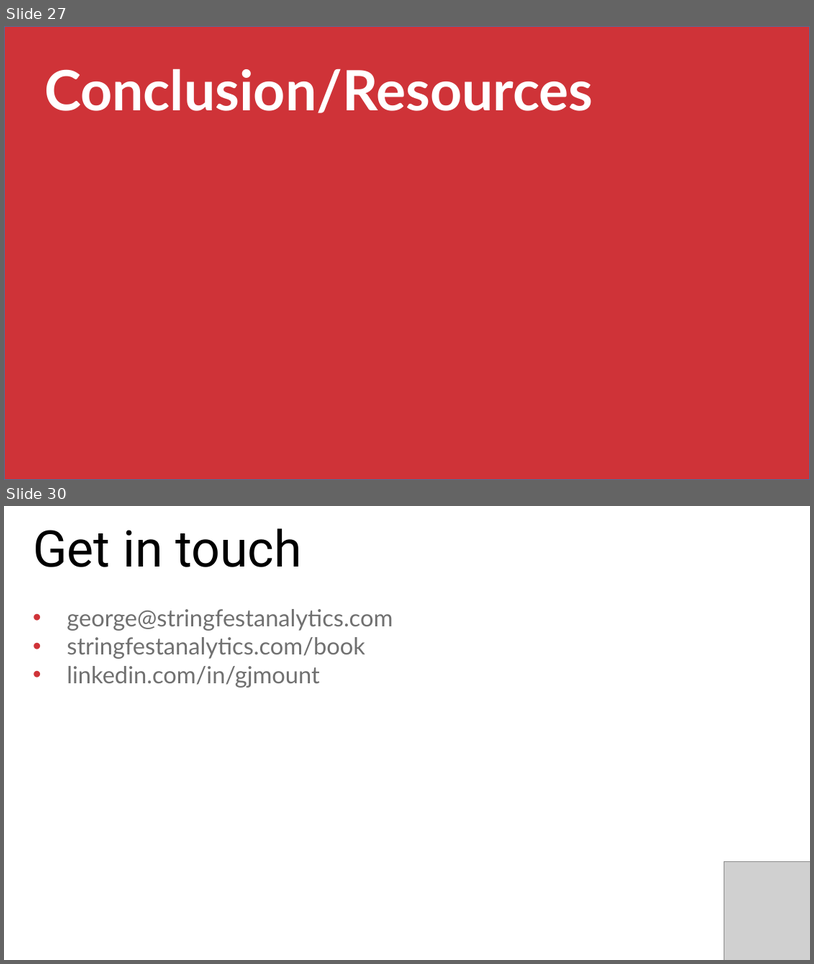
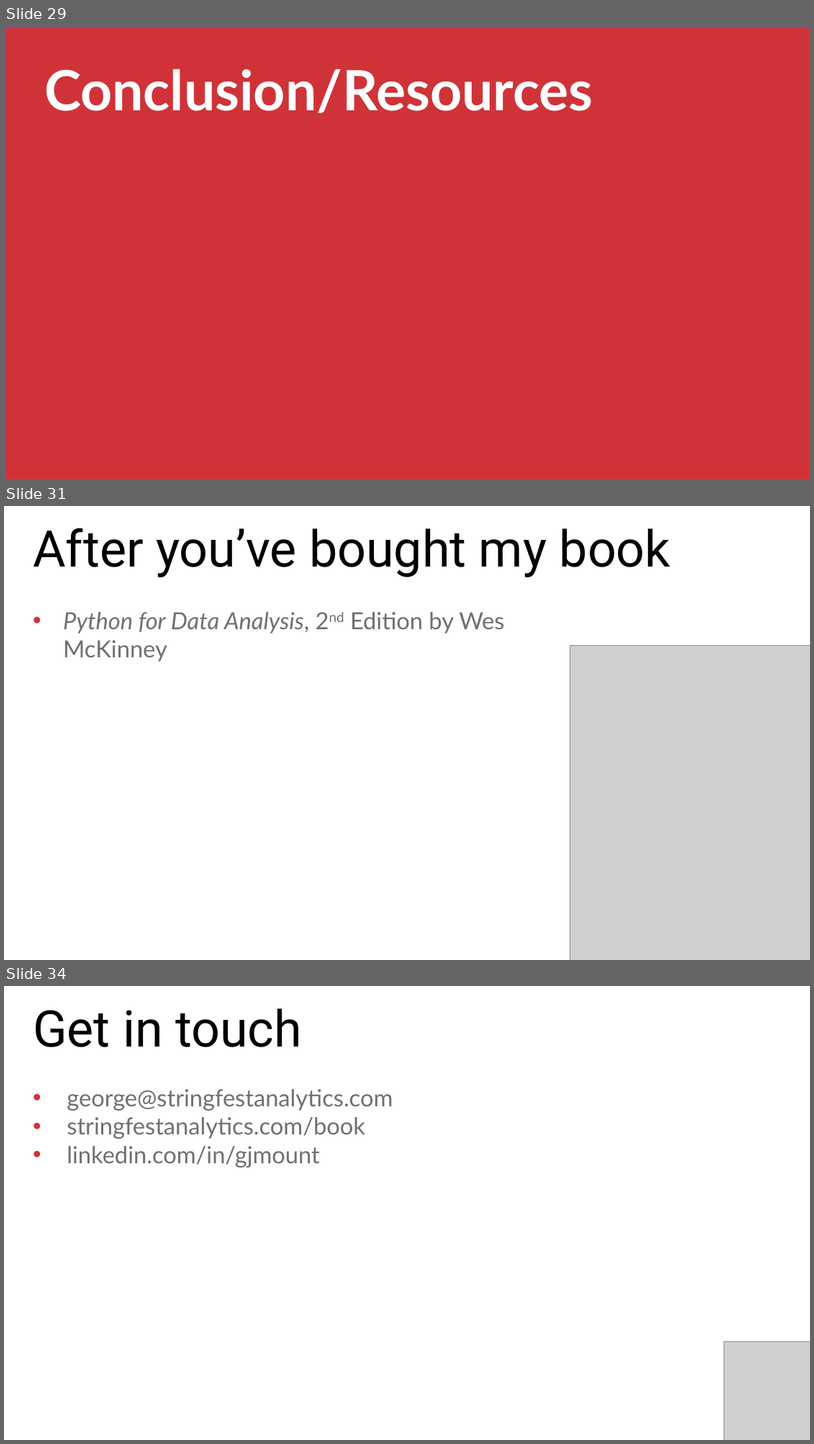
Before and after one commit to stringfestdata/london-excel, a slide deck: advancing-into-analytics-london-meetup.pptx. Shown one above the other, each under a label of ours: slides 27 and 30 before the commit, slides 29, 31 and 34 after it; the slides between them are not shown. The pictures are 814x964 and 814x1444 pixels, drawn with LibreOffice and Linux fonts; fonts in the diff are those of the drawing; grey boxes stand for pictures. Boxes give left, top, right and bottom in pixels: in the first picture for what was removed or moved away, otherwise in the second. Text is boxed around its words. In the diff, an @@ line names an element or a change of style, - is before the commit and + after.

```diff
--- a/advancing-into-analytics-london-meetup.pptx
+++ b/advancing-into-analytics-london-meetup.pptx
@@ slide 31 added at (4,506,810,960), background #FFFFFF @@
@@ text added at (33,528,671,577), 60 pt, text #000000 @@
+After you’ve bought my book
@@ text added at (63,612,504,662), 28 pt, text #707070 @@
+• Python for Data Analysis, 2nd Edition by Wes McKinney
@@ picture added at (570,645,810,960) @@
@@ picture added at (725,861,810,960) @@
@@ what was slide 27 is now slide 29 @@
@@ what was slide 30 is now slide 34 @@
```
Also in this commit, not shown: 6 slides changed, 5 other slides added, 1 slide removed, 5 other files.
